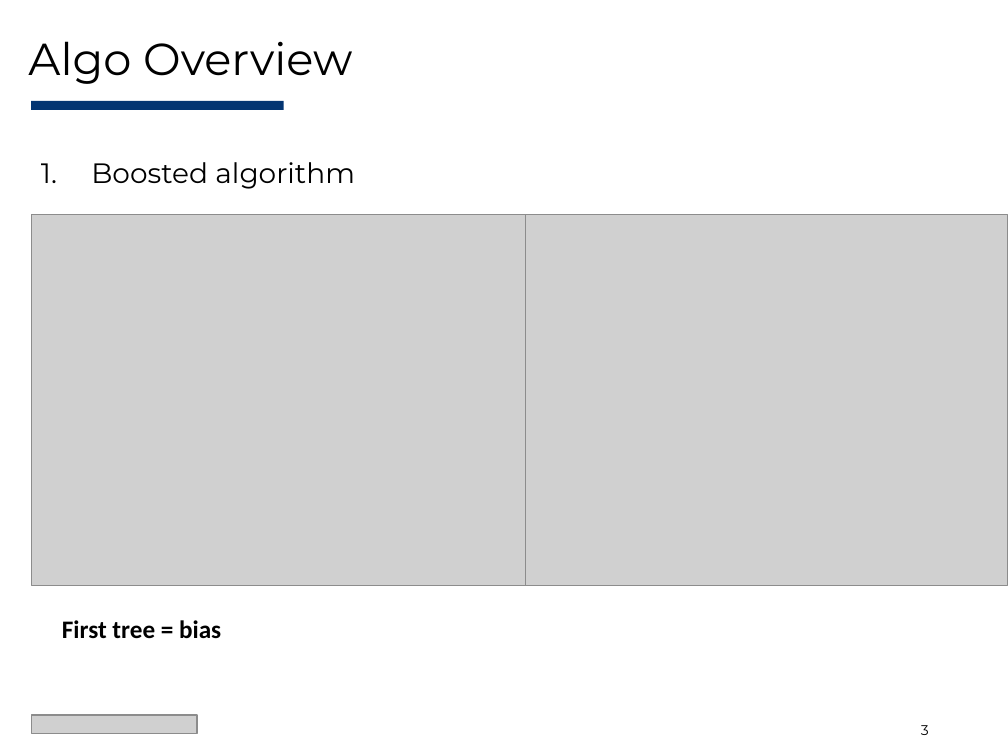
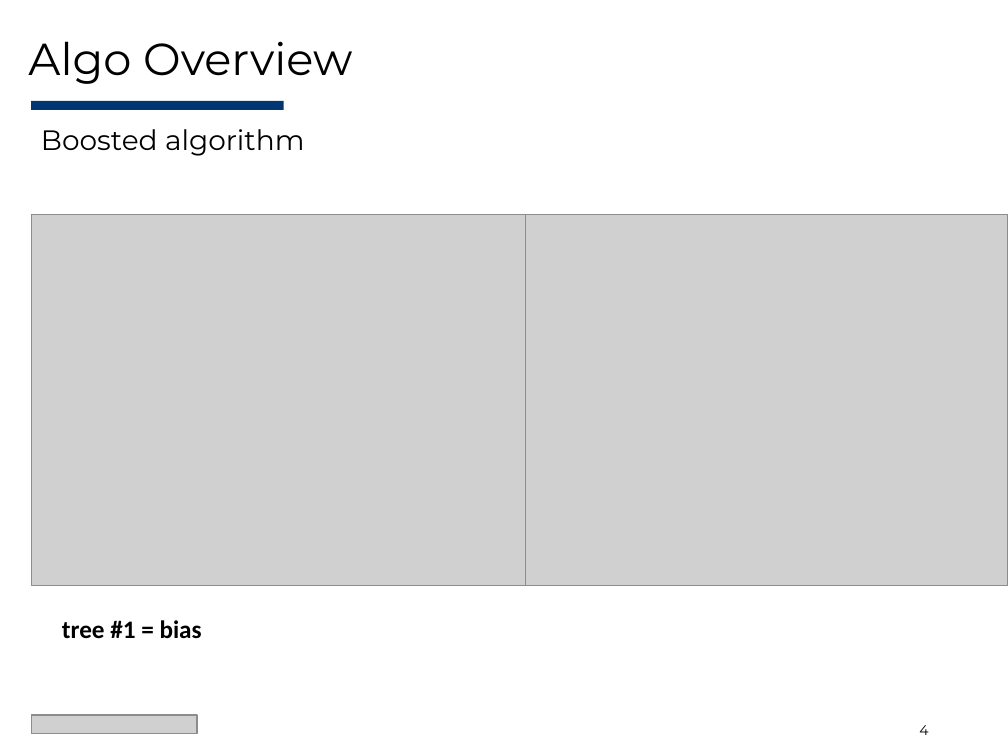
Before and after one commit to Evovest/EvoTrees.jl, a slide deck: slide 4 of docs/juliacon/EvoTrees-JuliaCon2025.pptx (slide 3 before the commit). Drawn at 1008x756 pixels with LibreOffice and Linux fonts; fonts in the diff are those of the drawing; grey boxes stand for pictures. Boxes give left, top, right and bottom in pixels: in the first picture for what was removed or moved away, otherwise in the second. Text is boxed around its words. In the diff, an @@ line names an element or a change of style, - is before the commit and + after.

```diff
--- a/docs/juliacon/EvoTrees-JuliaCon2025.pptx
+++ b/docs/juliacon/EvoTrees-JuliaCon2025.pptx
@@ text "Boosted algorithm" at (x1=41, y1=129, x2=305, y2=156): bullet 1. to none @@
@@ text at (x1=62, y1=620, x2=202, y2=639): text changed @@
-First tree = bias
+tree #1 = bias
@@ page number at (x1=919, y1=725, x2=928, y2=735): text changed @@
-3
+4
```
Also in this commit, not shown: 8 other slides changed, 2 slides added, 19 other files.
